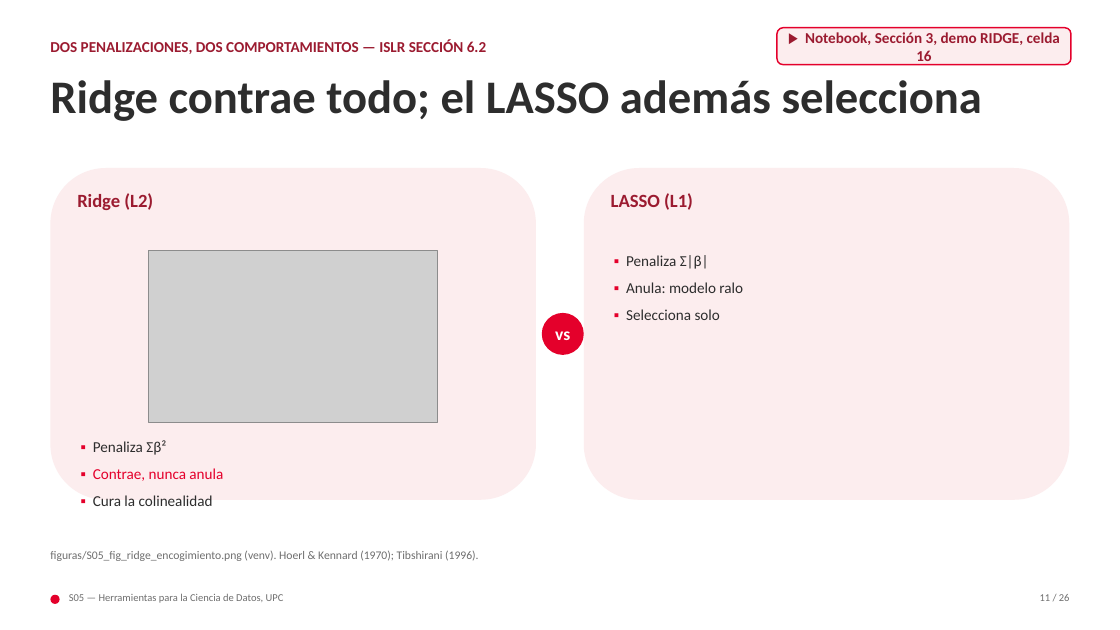
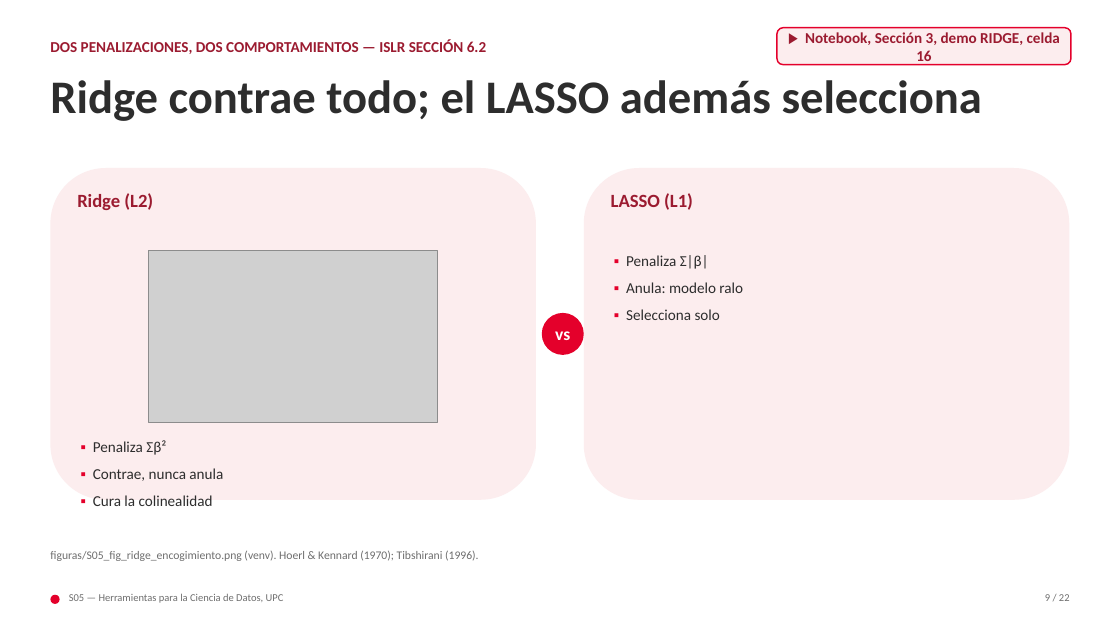
Before and after one commit to jonatanfigueroagil-creator/herramientas-ciencia-datos-alumnos, a slide deck: slide 9 of pregrado/s05/presentacion/S05A.pptx (slide 11 before the commit). Drawn at 1120x630 pixels with LibreOffice and Linux fonts; fonts in the diff are those of the drawing; grey boxes stand for pictures. Boxes give left, top, right and bottom in pixels: in the first picture for what was removed or moved away, otherwise in the second. Text is boxed around its words. In the diff, an @@ line names an element or a change of style, - is before the commit and + after.

```diff
--- a/pregrado/s05/presentacion/S05A.pptx
+++ b/pregrado/s05/presentacion/S05A.pptx
@@ text at (93, 468, 223, 481): text colour #E4002B to #2D2D2D in "Contrae, nunca anula" @@
@@ text at (1045, 594, 1070, 601): text changed @@
-11 / 26
+9 / 22
```
Also in this commit, not shown: 16 other slides changed, 2 slides added, 6 slides removed, 23 other files.
